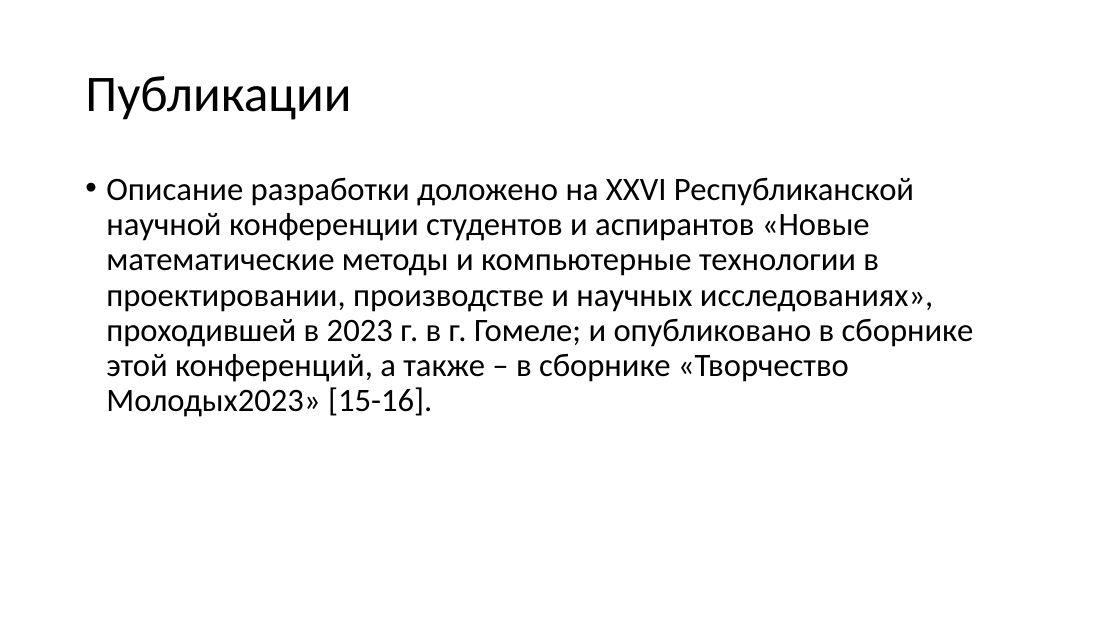
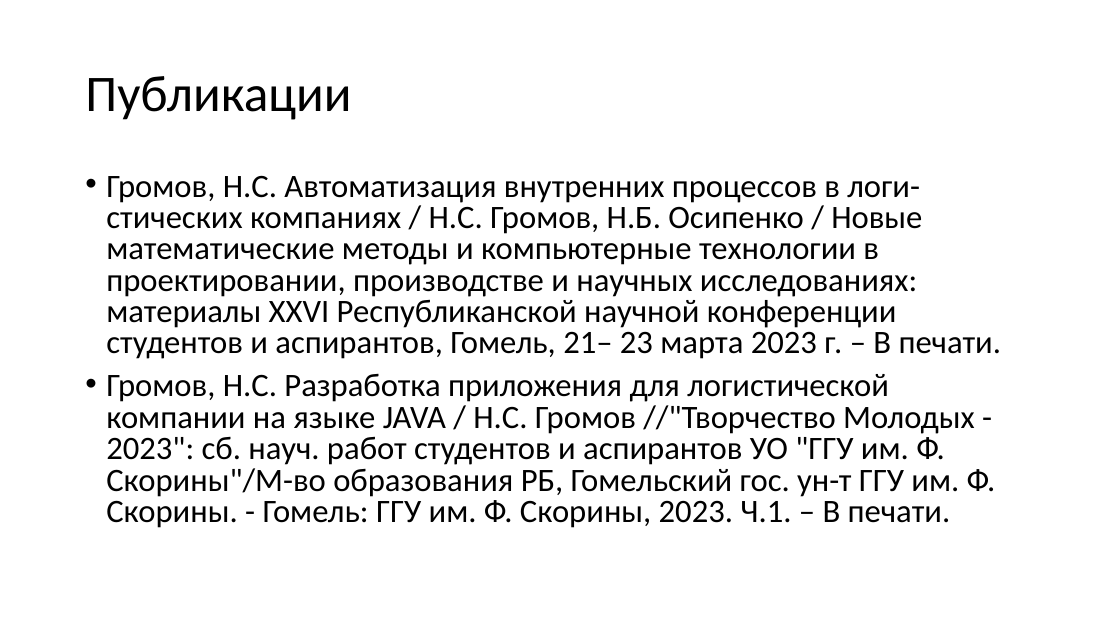
Before and after one commit to gromov-nikita/diplomHUB, a slide deck: slide 19 of diplom v2.0/doc/Презентация.pptx (slide 18 before the commit). Drawn at 1120x630 pixels with LibreOffice and Linux fonts; fonts in the diff are those of the drawing. Boxes give left, top, right and bottom in pixels: in the first picture for what was removed or moved away, otherwise in the second. Text is boxed around its words. In the diff, an @@ line names an element or a change of style, - is before the commit and + after.

```diff
--- a/diplom v2.0/doc/Презентация.pptx
+++ b/diplom v2.0/doc/Презентация.pptx
@@ text at <box>106,175,1002,528</box>: text changed @@
-• Описание разработки доложено на XXVI Республиканской научной конференции студентов и аспирантов «Новые математические методы и компьютерные технологии в проектировании, производстве и научных исследованиях», проходившей в 2023 г. в г. Гомеле; и опубликовано в сборнике этой конференций, а также – в сборнике «Творчество Молодых2023» [15-16].
+• Громов, Н.С. Автоматизация внутренних процессов в логи-стических компаниях / Н.С. Громов, Н.Б. Осипенко / Новые математические методы и компьютерные технологии в проектировании, производстве и научных исследованиях: материалы XXVI Республиканской научной конференции студентов и аспирантов, Гомель, 21– 23 марта 2023 г. – В печати.
+• Громов, Н.С. Разработка приложения для логистической компании на языке JAVA / Н.С. Громов //"Творчество Молодых - 2023": сб. науч. работ студентов и аспирантов УО "ГГУ им. Ф. Скорины"/М-во образования РБ, Гомельский гос. ун-т ГГУ им. Ф. Скорины. - Гомель: ГГУ им. Ф. Скорины, 2023. Ч.1. – В печати.
```
Also in this commit, not shown: 3 other slides changed, 1 slide added, 6 other files.
